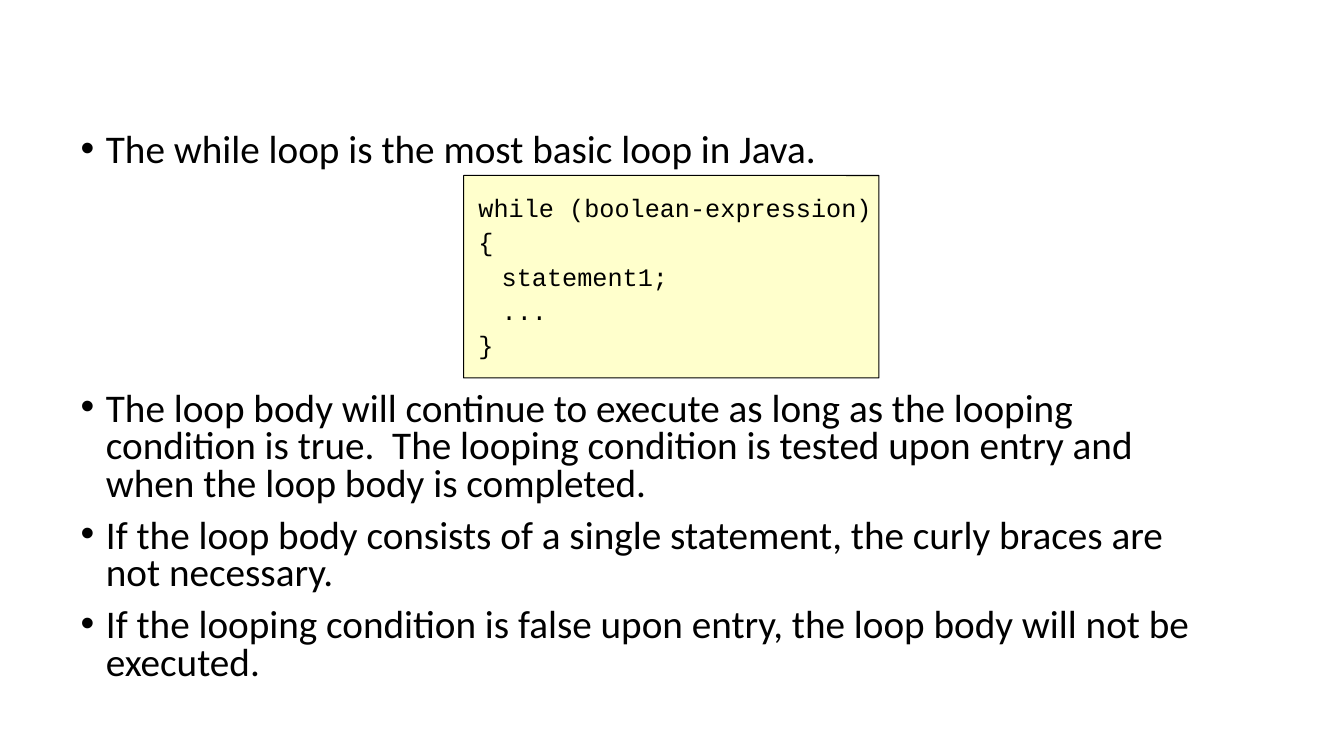
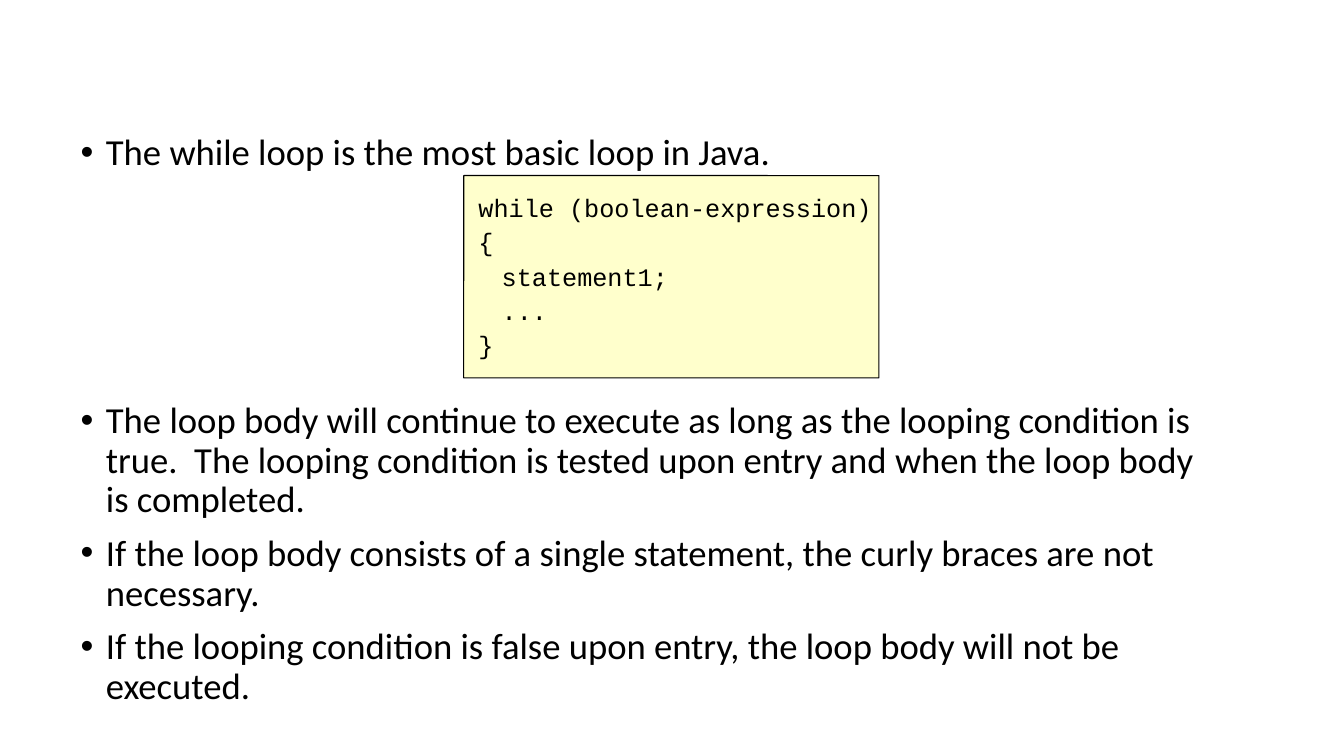
Before and after one commit to gmierzwinski/gmierzwinski.github.io, a slide deck: slide 16 of bishops/cs321/resources/CS321_Lecture_03A.pptx. Drawn at 1344x756 pixels with LibreOffice and Linux fonts; fonts in the diff are those of the drawing; background and template pictures are left out. Boxes give left, top, right and bottom in pixels: in the first picture for what was removed or moved away, otherwise in the second. Text is boxed around its words. In the diff, an @@ line names an element or a change of style, - is before the commit and + after.

```diff
--- a/bishops/cs321/resources/CS321_Lecture_03A.pptx
+++ b/bishops/cs321/resources/CS321_Lecture_03A.pptx
@@ text "The while loop is the ..." at [106,139,1193,700]: size 28 to 26.2 pt; line spacing 0.8 to 0.9 @@
```
Also in this commit, not shown: 26 other slides changed, 5 other files.
